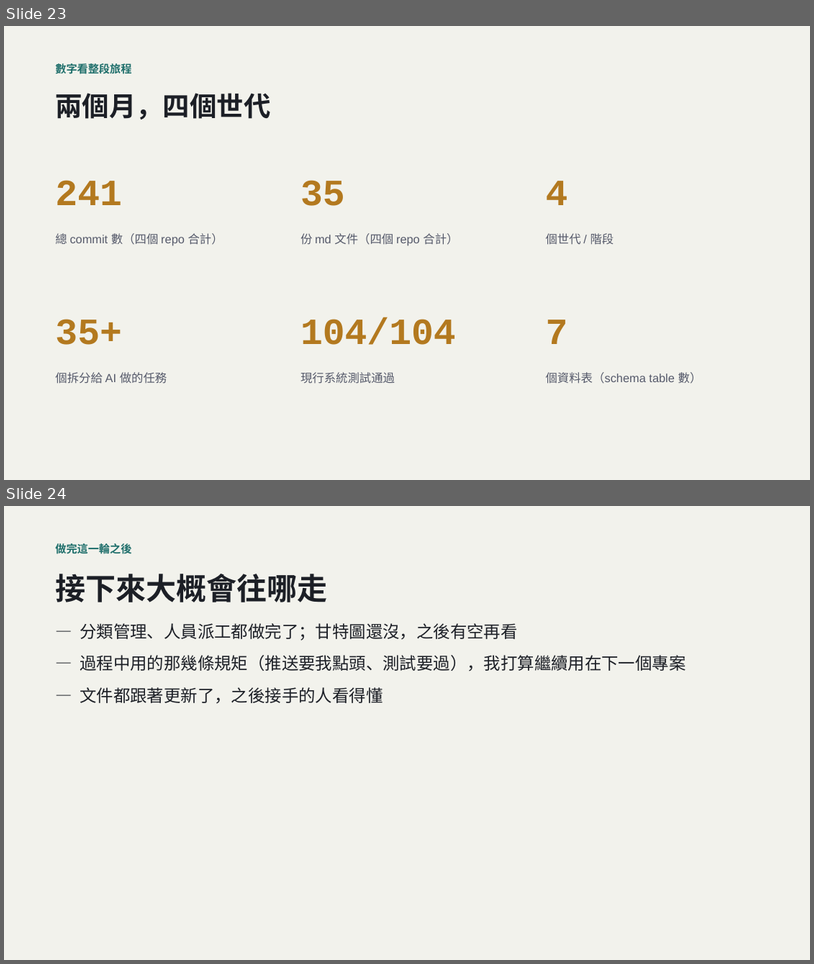
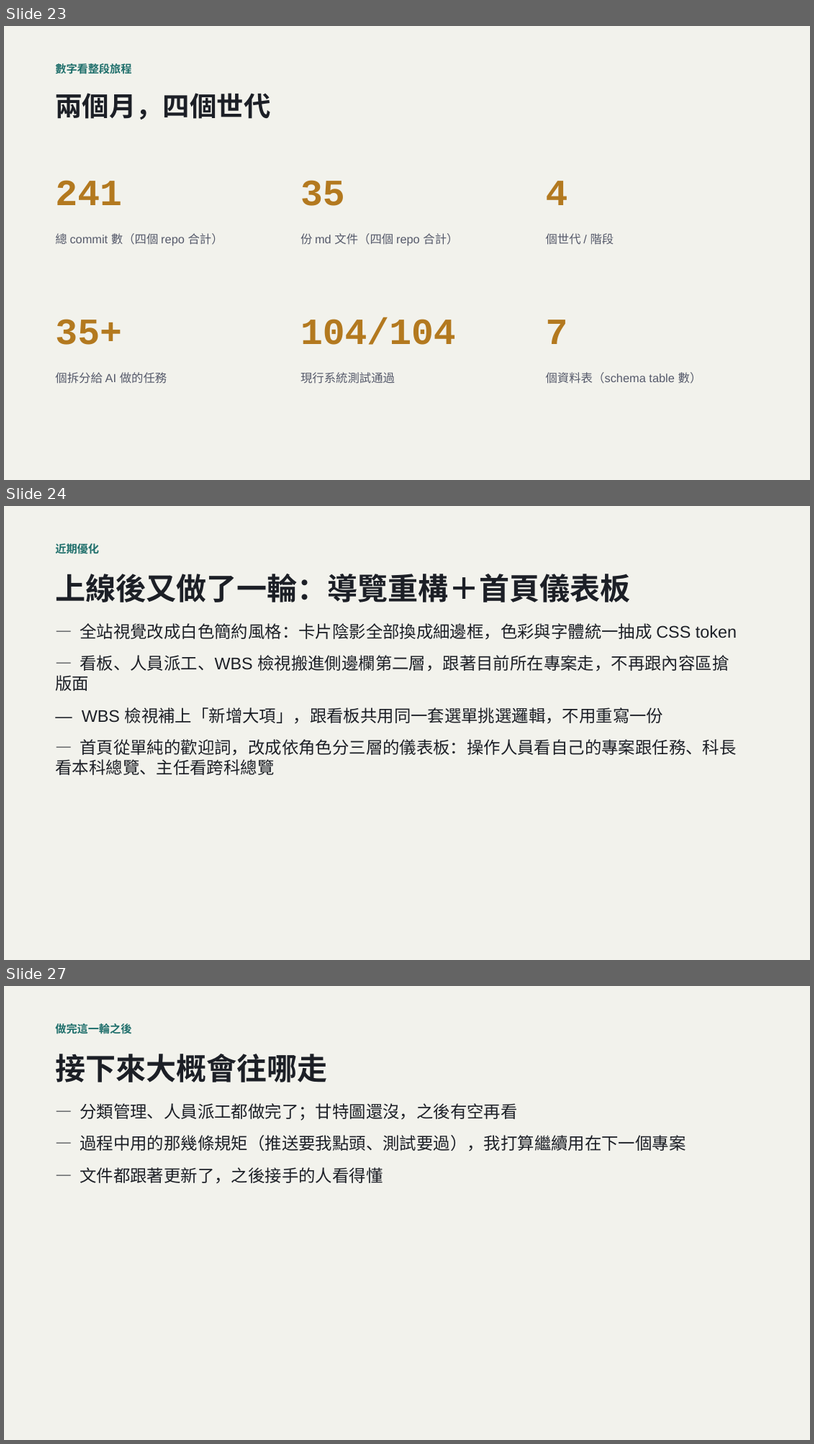
Before and after one commit to LinGaOscar/Spring-MissionBoard, a slide deck: docs/從HTML到SaaS_AI開發技巧回顧.pptx. Shown one above the other, each under a label of ours: slides 23 and 24 before the commit, slides 23, 24 and 27 after it; the slides between them are not shown. The pictures are 814x964 and 814x1444 pixels, drawn with LibreOffice and Linux fonts; fonts in the diff are those of the drawing. Boxes give left, top, right and bottom in pixels: in the first picture for what was removed or moved away, otherwise in the second. Text is boxed around its words. In the diff, an @@ line names an element or a change of style, - is before the commit and + after.

Commit message:
docs: 簡報補上「近期優化」三頁——導覽重構與首頁儀表板
插在「數字看整段旅程」與「做完這一輪之後」中間：文字說明頁＋側邊欄導覽/WBS新增大項雙圖頁＋首頁儀表板單圖頁，樣式沿用既有頁面。

```diff
--- a/docs/從HTML到SaaS_AI開發技巧回顧.pptx
+++ b/docs/從HTML到SaaS_AI開發技巧回顧.pptx
@@ slide 24 added at (4,506,810,960), background #F2F2EC @@
@@ text added at (55,543,99,554), 13 pt, text #1F6F6B, bold @@
+近期優化
@@ text added at (55,574,630,602), 36 pt, text #1C1F26, bold @@
+上線後又做了一輪：導覽重構＋首頁儀表板
@@ text added at (55,623,737,775), 20 pt, text #1C1F26 @@
+— 全站視覺改成白色簡約風格：卡片陰影全部換成細邊框，色彩與字體統一抽成 CSS token
+— 看板、人員派工、WBS 檢視搬進側邊欄第二層，跟著目前所在專案走，不再跟內容區搶版面
+— WBS 檢視補上「新增大項」，跟看板共用同一套選單挑選邏輯，不用重寫一份
+— 首頁從單純的歡迎詞，改成依角色分三層的儀表板：操作人員看自己的專案跟任務、科長看本科總覽、主任看跨科總覽
@@ what was slide 24 is now slide 27 @@
```
Also in this commit, not shown: 2 slides changed, 2 other slides added.
